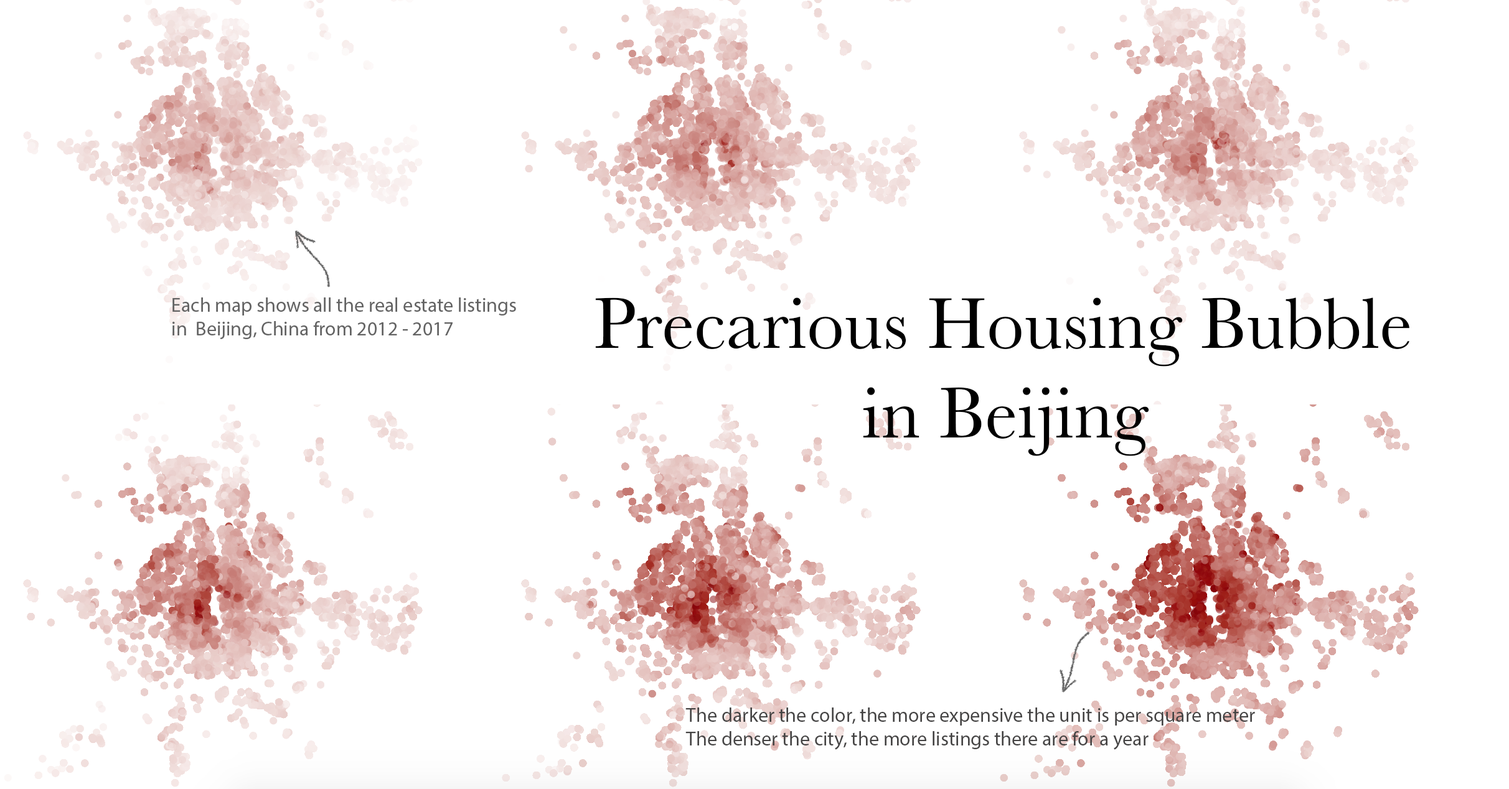
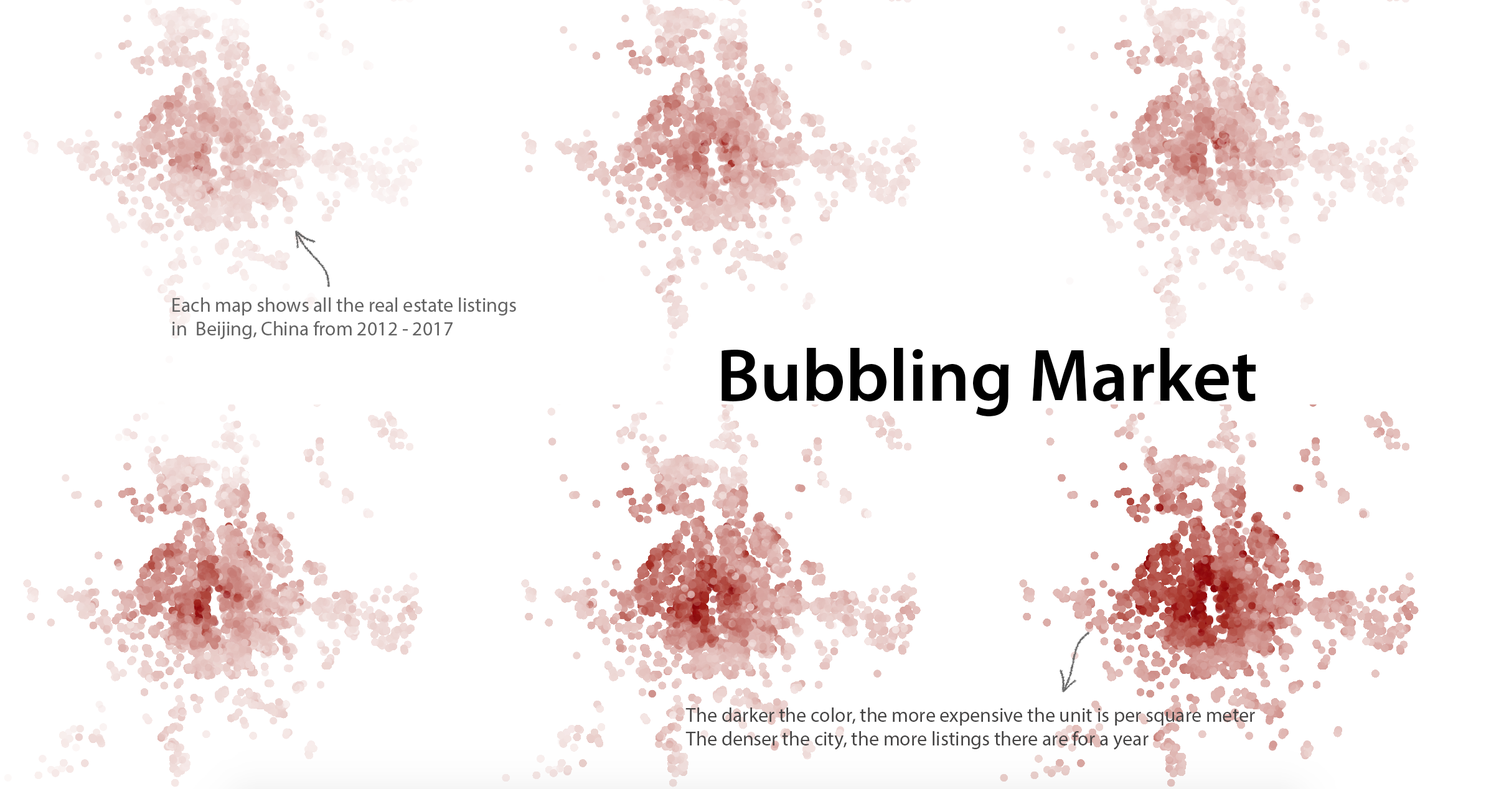
Layer changes from the first w=1509, h=789 image to the second:
renamed "Precarious Housing Bubble in Beijing" to "Bubbling Market", painted on it over [595, 297, 1410, 457]
